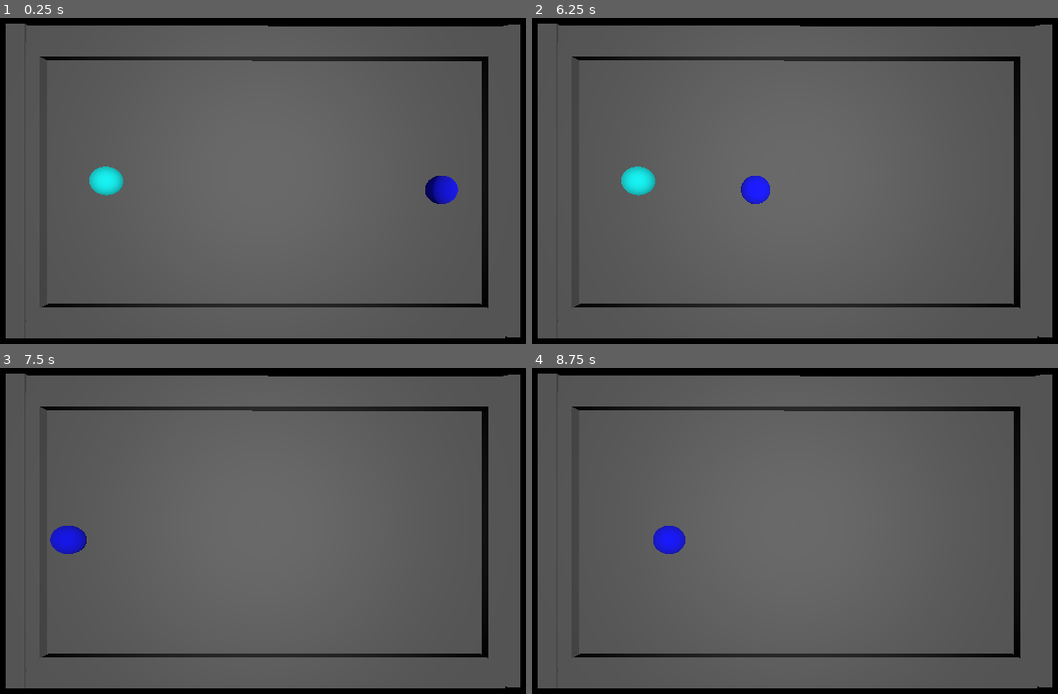
Above: before the commit, frames 1-4 (two rows, left to right).
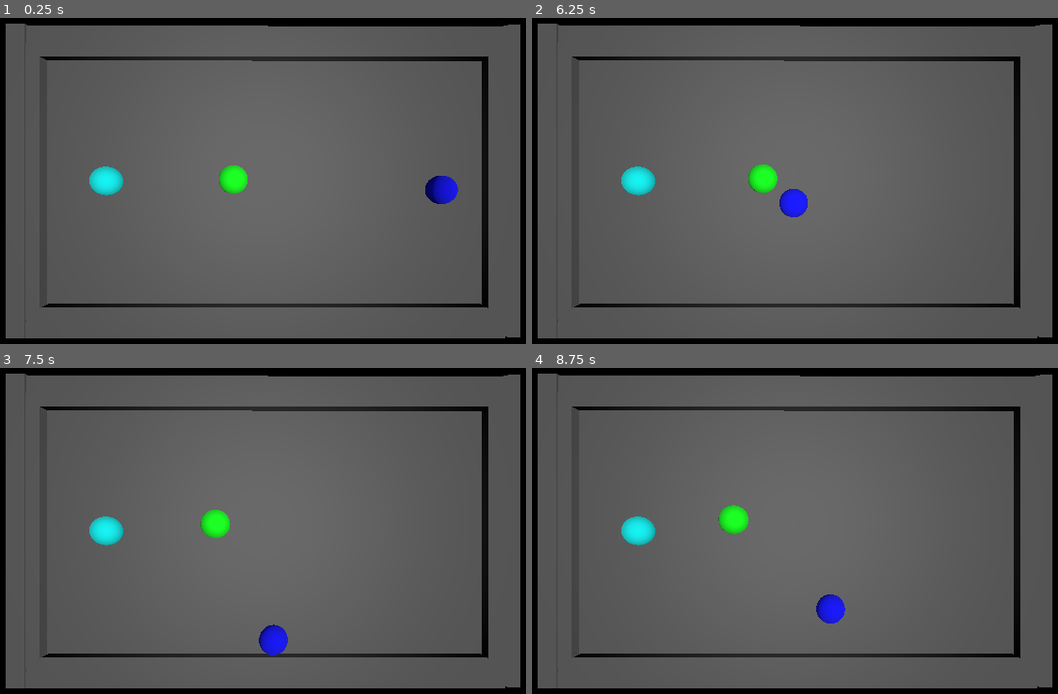
Above: after the commit, the same moments.

Repository: freesstylers/GlobalGameJam25
Game: Godot game, scene res://Assets/Prefabs/pruebaworld.tscn
Two runs of this game, one before a commit and one after it. Both use one fixed random seed, a clock stepped at 60 frames per second and the inputs below. Before the commit the project has no main scene; this scene is started directly in both runs.
Inputs (mouse positions are in pixels of both pictures, inside the frame that each line leads up to):
- Up to frame 1 (0.25 s): no input
- Up to frame 2 (6.25 s): tap Enter at 0.5, 2 s; move the mouse to (779, 275) at 0.52 s; hold Space (Accelerate) 0.53-2.03 s; click (779, 275) at 0.6 s; move the mouse to (1042, 255) at 1.27 s; tap E (horny) every 1.5 s from 1.35 to 5.85 s; move the mouse to (589, 128) at 2.02 s; hold A (left) 2.03-3.53 s; click (589, 128) at 2.1 s; move the mouse to (852, 190) at 2.77 s; move the mouse to (700, 86) at 3.52 s; hold S (down) 3.53-4.28 s; click (700, 86) at 3.6 s; move the mouse to (979, 171) at 4.27 s; hold D (right) 4.28-5.03 s; move the mouse to (663, 213) at 5.02 s; hold Space (Accelerate) 5.03-5.78 s; click (663, 213) at 5.1 s; move the mouse to (889, 99) at 5.77 s; hold D (right) from 5.78 s (still down)
- Up to frame 3 (7.5 s): keep holding D (right); move the mouse to (247, 625) at 6.52 s; click (247, 625) at 6.6 s; move the mouse to (510, 605) at 7.27 s; tap E (horny) at 7.35 s
- Up to frame 4 (8.75 s): move the mouse to (589, 478) at 8.02 s; release D (right) at 8.03 s; hold S (down) from 8.03 s (still down); click (589, 478) at 8.1 s

The runs differ from the first frame. In frame 1, 0.4% of the frame differs, in the area x 41-48%, y 45-54%; in frame 2, 1.0%; in frame 3, 1.7%, in the area x 9-55%, y 43-89%; in frame 4, 1.7%.

Commit message:
Un par de sonidos y burbuja con hits

Diff:
--- a/Assets/Prefabs/Bubbles/bouncy_bubble.tscn
+++ b/Assets/Prefabs/Bubbles/bouncy_bubble.tscn
@@ -1,6 +1,12 @@
-[gd_scene load_steps=5 format=3 uid="uid://u2amv3j63qg6"]
+[gd_scene load_steps=12 format=3 uid="uid://u2amv3j63qg6"]
 
 [ext_resource type="Script" path="res://Assets/Scripts/Bubbles/BouncyBubble.gd" id="1_guc2f"]
+[ext_resource type="AudioStream" uid="uid://ca15arcry2vu4" path="res://Assets/Sound/SFX/Bubble/bubble1.ogg" id="2_mrhf6"]
+[ext_resource type="AudioStream" uid="uid://5i4lbo2o8jdx" path="res://Assets/Sound/SFX/Bubble/bubble2.ogg" id="3_6yyuu"]
+[ext_resource type="AudioStream" uid="uid://dp8pbvdael4tn" path="res://Assets/Sound/SFX/Bubble/bubble3.ogg" id="4_61div"]
+[ext_resource type="AudioStream" uid="uid://cneoexcqast5i" path="res://Assets/Sound/SFX/Bubble/bubble4.ogg" id="5_6yxkg"]
+[ext_resource type="AudioStream" uid="uid://bt2jncprqavnd" path="res://Assets/Sound/SFX/Bubble/bubble5.ogg" id="6_lq3y4"]
+[ext_resource type="AudioStream" uid="uid://c8fv2vi50sno8" path="res://Assets/Sound/SFX/Bubble/bubble6.ogg" id="7_iq7tt"]
 
 [sub_resource type="SphereShape3D" id="SphereShape3D_00jjn"]
 
@@ -10,8 +16,19 @@
 [sub_resource type="SphereMesh" id="SphereMesh_kvmuj"]
 material = SubResource("StandardMaterial3D_mpnmf")
 
+[sub_resource type="AudioStreamRandomizer" id="AudioStreamRandomizer_d0703"]
+playback_mode = 1
+streams_count = 6
+stream_0/stream = ExtResource("2_mrhf6")
+stream_1/stream = ExtResource("3_6yyuu")
+stream_2/stream = ExtResource("4_61div")
+stream_3/stream = ExtResource("5_6yxkg")
+stream_4/stream = ExtResource("6_lq3y4")
+stream_5/stream = ExtResource("7_iq7tt")
+
 [node name="BouncyBubble" type="Node3D"]
 script = ExtResource("1_guc2f")
+numhits = 2
 
 [node name="RigidBody3D" type="RigidBody3D" parent="."]
 mass = 10.0
@@ -24,3 +41,9 @@
 
 [node name="MeshInstance3D" type="MeshInstance3D" parent="RigidBody3D"]
 mesh = SubResource("SphereMesh_kvmuj")
+
+[node name="BubblePop" type="AudioStreamPlayer" parent="."]
+stream = SubResource("AudioStreamRandomizer_d0703")
+volume_db = -13.117
+
+[connection signal="body_entered" from="RigidBody3D" to="." method="_on_rigid_body_3d_body_entered"]
--- a/Assets/Prefabs/Bubbles/pruebaball.tscn
+++ b/Assets/Prefabs/Bubbles/pruebaball.tscn
@@ -1,6 +1,12 @@
-[gd_scene load_steps=6 format=3 uid="uid://dxs8u8ll3d0u1"]
+[gd_scene load_steps=13 format=3 uid="uid://dxs8u8ll3d0u1"]
 
 [ext_resource type="Script" path="res://Assets/Scripts/pruebaball.gd" id="1_7pg8h"]
+[ext_resource type="AudioStream" uid="uid://ca15arcry2vu4" path="res://Assets/Sound/SFX/Bubble/bubble1.ogg" id="2_ea1hh"]
+[ext_resource type="AudioStream" uid="uid://5i4lbo2o8jdx" path="res://Assets/Sound/SFX/Bubble/bubble2.ogg" id="3_4usen"]
+[ext_resource type="AudioStream" uid="uid://dp8pbvdael4tn" path="res://Assets/Sound/SFX/Bubble/bubble3.ogg" id="4_r2yv4"]
+[ext_resource type="AudioStream" uid="uid://cneoexcqast5i" path="res://Assets/Sound/SFX/Bubble/bubble4.ogg" id="5_d6drm"]
+[ext_resource type="AudioStream" uid="uid://bt2jncprqavnd" path="res://Assets/Sound/SFX/Bubble/bubble5.ogg" id="6_ne85j"]
+[ext_resource type="AudioStream" uid="uid://c8fv2vi50sno8" path="res://Assets/Sound/SFX/Bubble/bubble6.ogg" id="7_oh3n0"]
 
 [sub_resource type="PhysicsMaterial" id="PhysicsMaterial_uwmb4"]
 bounce = 0.5
@@ -12,6 +18,15 @@
 
 [sub_resource type="SphereMesh" id="SphereMesh_eaurw"]
 material = SubResource("StandardMaterial3D_y08aw")
+
+[sub_resource type="AudioStreamRandomizer" id="AudioStreamRandomizer_tj0au"]
+streams_count = 6
+stream_0/stream = ExtResource("2_ea1hh")
+stream_1/stream = ExtResource("3_4usen")
+stream_2/stream = ExtResource("4_r2yv4")
+stream_3/stream = ExtResource("5_d6drm")
+stream_4/stream = ExtResource("6_ne85j")
+stream_5/stream = ExtResource("7_oh3n0")
 
 [node name="Ball" type="Node3D"]
 script = ExtResource("1_7pg8h")
@@ -30,4 +45,7 @@
 [node name="MeshInstance3D" type="MeshInstance3D" parent="RigidBody3D"]
 mesh = SubResource("SphereMesh_eaurw")
 
+[node name="BubblePop" type="AudioStreamPlayer" parent="."]
+stream = SubResource("AudioStreamRandomizer_tj0au")
+
 [connection signal="body_entered" from="RigidBody3D" to="." method="_on_rigid_body_3d_body_entered"]
--- a/Assets/Prefabs/pruebaplayer.tscn
+++ b/Assets/Prefabs/pruebaplayer.tscn
@@ -1,6 +1,7 @@
-[gd_scene load_steps=6 format=3 uid="uid://87cygmj10jpd"]
+[gd_scene load_steps=7 format=3 uid="uid://87cygmj10jpd"]
 
 [ext_resource type="Script" path="res://Assets/Scripts/pruebaplayer.gd" id="1_1wal1"]
+[ext_resource type="AudioStream" uid="uid://cxc7tt2awutnh" path="res://Assets/Sound/SFX/Pool/palo_hit.ogg" id="2_vs5yh"]
 
 [sub_resource type="PhysicsMaterial" id="PhysicsMaterial_5ppcg"]
 bounce = 0.5
@@ -29,4 +30,7 @@
 [node name="CollisionShape3D" type="CollisionShape3D" parent="RigidBody3D"]
 shape = SubResource("SphereShape3D_mhihy")
 
+[node name="PaloHit" type="AudioStreamPlayer" parent="."]
+stream = ExtResource("2_vs5yh")
+
 [connection signal="body_entered" from="RigidBody3D" to="." method="_on_rigid_body_3d_body_entered"]
--- a/Assets/Prefabs/pruebaworld.tscn
+++ b/Assets/Prefabs/pruebaworld.tscn
@@ -1,8 +1,9 @@
-[gd_scene load_steps=4 format=3 uid="uid://drfqwlguujga"]
+[gd_scene load_steps=5 format=3 uid="uid://drfqwlguujga"]
 
 [ext_resource type="PackedScene" uid="uid://87cygmj10jpd" path="res://Assets/Prefabs/pruebaplayer.tscn" id="1_ivced"]
 [ext_resource type="PackedScene" uid="uid://dxs8u8ll3d0u1" path="res://Assets/Prefabs/Bubbles/pruebaball.tscn" id="2_8c2pr"]
 [ext_resource type="PackedScene" uid="uid://dr48j6dww38vt" path="res://Assets/Prefabs/pruebamesa.tscn" id="3_rs5y8"]
+[ext_resource type="PackedScene" uid="uid://u2amv3j63qg6" path="res://Assets/Prefabs/Bubbles/bouncy_bubble.tscn" id="4_c585g"]
 
 [node name="Node3D" type="Node3D"]
 
@@ -26,3 +27,6 @@
 [node name="DirectionalLight3D" type="DirectionalLight3D" parent="."]
 transform = Transform3D(1, 0, 0, 0, -0.468053, 0.8837, 0, -0.8837, -0.468053, 0, 9.1182, 0)
 light_energy = 0.677
+
+[node name="BouncyBubble" parent="." instance=ExtResource("4_c585g")]
+transform = Transform3D(1, 0, 0, 0, 1, 0, 0, 0, 1, 4.54342, 5.55324, 4.0825)
--- a/Assets/Scripts/Bubbles/BouncyBubble.gd
+++ b/Assets/Scripts/Bubbles/BouncyBubble.gd
@@ -1,5 +1,9 @@
 class_name BouncyBubble
 extends BaseBall
 
+@export var numhits : int = 1
+
 func on_hit(body):
-	pass
+	numhits -= 1
+	if numhits == 0:
+		queue_free()
--- a/Assets/Scripts/pruebaball.gd
+++ b/Assets/Scripts/pruebaball.gd
@@ -1,8 +1,11 @@
 class_name BaseBall
 extends Node3D
 
+@onready var bubble_sound : AudioStreamPlayer = $BubblePop
+
 func _on_rigid_body_3d_body_entered(body):
 	if body.is_in_group("Player"):
+		bubble_sound.play()
 		on_hit(body)
 
 func on_hit(body):
--- a/Assets/Scripts/pruebaplayer.gd
+++ b/Assets/Scripts/pruebaplayer.gd
@@ -2,6 +2,7 @@
 extends Node3D
 
 @onready var rigidbody = $RigidBody3D
+@onready var palo_hit_sound = $PaloHit
 
 var last_vector : Vector3
 
@@ -15,6 +16,7 @@
 	if Input.is_action_just_released("Accelerate"):
 		rigidbody.apply_force(vector3.normalized() * 500)
 		last_vector = vector3.normalized()
+		palo_hit_sound.play()
 
 func apply_opposite_force():
 	var vector = -last_vector
--- a/project.godot
+++ b/project.godot
@@ -11,6 +11,7 @@
 [application]
 
 config/name="GGJ2025"
+run/main_scene="res://Assets/Prefabs/pruebaworld.tscn"
 config/features=PackedStringArray("4.3", "GL Compatibility")
 config/icon="res://Assets/icon.svg"
 
Not shown, added: Assets/Sound/SFX/Bubble/bubble1.ogg.import
Not shown, added: Assets/Sound/SFX/Bubble/bubble2.ogg.import
Not shown, added: Assets/Sound/SFX/Bubble/bubble3.ogg.import
Not shown, added: Assets/Sound/SFX/Bubble/bubble4.ogg.import
Not shown, added: Assets/Sound/SFX/Bubble/bubble5.ogg.import
Not shown, added: Assets/Sound/SFX/Bubble/bubble6.ogg.import
Not shown, added: Assets/Sound/SFX/Pool/ball_hit.ogg.import
Not shown, added: Assets/Sound/SFX/Pool/clapping.ogg.import
Not shown, added: Assets/Sound/SFX/Pool/palo_hit.ogg.import
Not shown, added: Assets/Sound/SFX/Bubble/bubble1.ogg
Not shown, added: Assets/Sound/SFX/Bubble/bubble2.ogg
Not shown, added: Assets/Sound/SFX/Bubble/bubble3.ogg
(and 6 more such lines)
